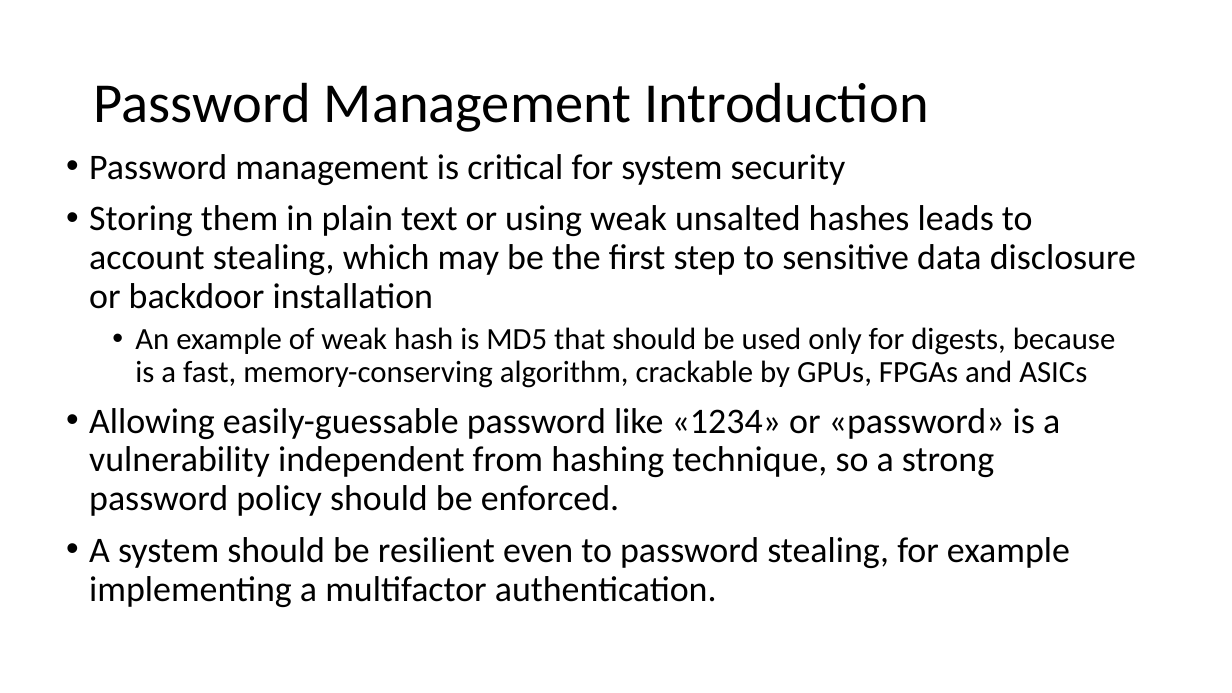
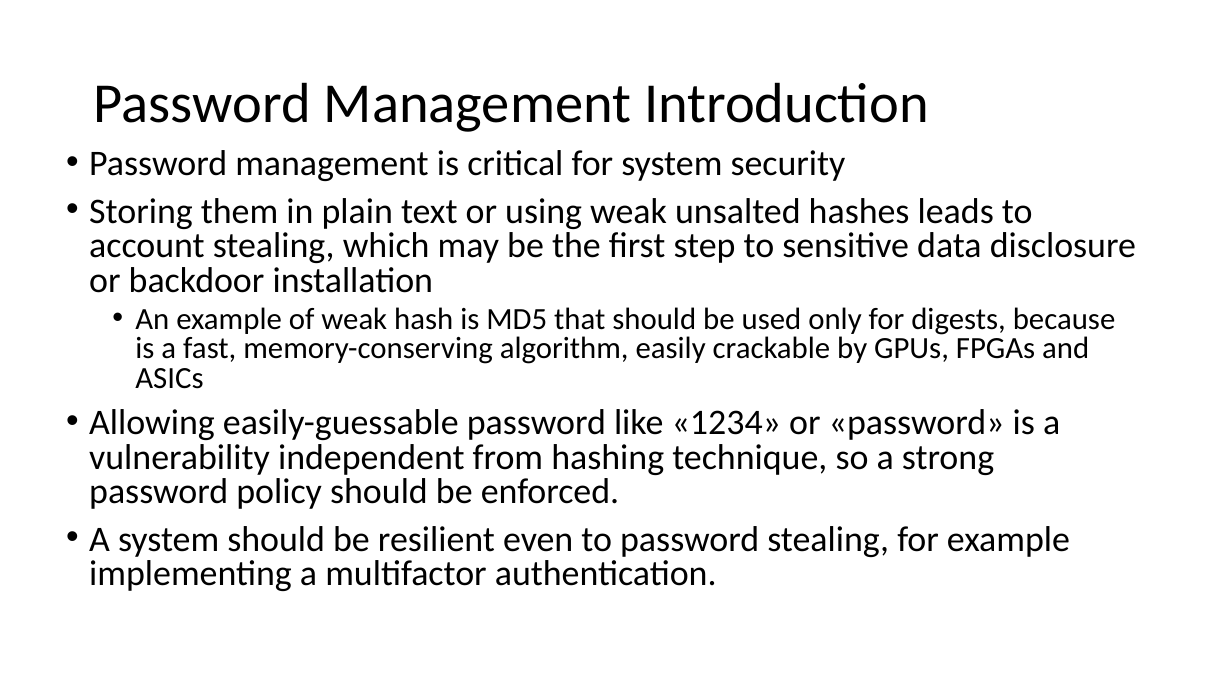
Before and after one commit to fparricelli/Encrypted-data-exchange-between-two-Arduino-boards-using-Symmetric-Encryption, a slide deck: slide 7 of Documentazione e cose così/Slide_concettuali_Luca.pptx. Drawn at 1232x693 pixels with LibreOffice and Linux fonts; fonts in the diff are those of the drawing. Boxes give left, top, right and bottom in pixels: in the first picture for what was removed or moved away, otherwise in the second. Text is boxed around its words. In the diff, an @@ line names an element or a change of style, - is before the commit and + after.

```diff
--- a/Documentazione e cose così/Slide_concettuali_Luca.pptx
+++ b/Documentazione e cose così/Slide_concettuali_Luca.pptx
@@ text at (89, 150, 1136, 591): line spacing 0.9 to 0.8 @@
@@ text at (135, 307, 1116, 389): text changed @@
-  • An example of weak hash is MD5 that should be used only for digests, because is a fast, memory-conserving algorithm, crackable by GPUs, FPGAs and ASICs
+  • An example of weak hash is MD5 that should be used only for digests, because is a fast, memory-conserving algorithm, easily crackable by GPUs, FPGAs and ASICs
```
Also in this commit, not shown: 4 other slides changed, 3 slides added, 1 other file.
